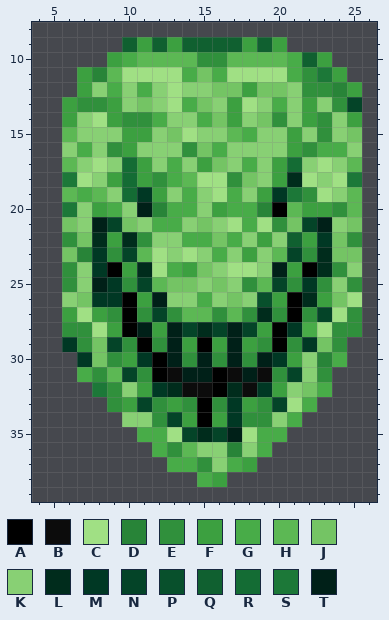
Two states of a pixel-art sprite, Resources/Races_Compilation/GhostRace/bigob_GhostDinosaurBite.png. Above, as it was before the edit.
The file is 32x48 pixels. Shown: x 4..26, y 8..39.
Palette (. is transparent): A #000000  B #0c0c0c  C #a0e084  D #288438  E #30903c  F #3ca040  G #48ac48  H #5cb854  J #74c464  K #88d074  L #002c1c  M #003824  N #044428  P #08502c  Q #106030  R #146c34  S #1c7838  T #002018
Once edited:
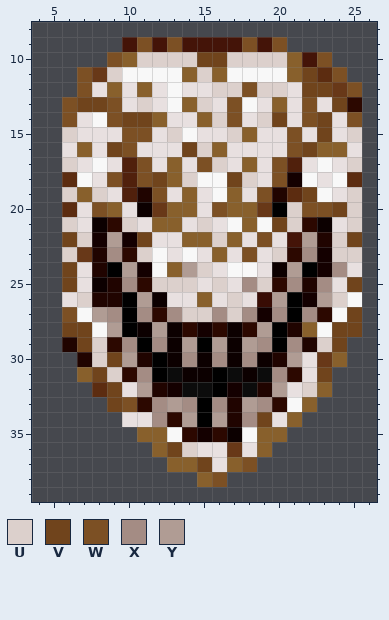
Colours new in this view: U #dcd0cc  V #70441c  W #7c5024  X #a48c84  Y #b09c94
Log entry: Saurian Ghost resources and related changes
Diff:
colour C: #a0e084 -> #f8f8f8
colour D: #288438 -> #683818
colour G: #48ac48 -> #88602c
colour K: #88d074 -> #e8e0e0
colour L: #002c1c -> #140000
colour M: #003824 -> #200400
colour N: #044428 -> #2c0800
colour P: #08502c -> #380c04
colour Q: #106030 -> #441408
colour R: #146c34 -> #50200c
colour S: #1c7838 -> #5c2c10
colour T: #002018 -> #0c0000
Changed rows in their new state; - is a pixel that keeps its letter.
first column x 6:
 9 -----W-W----W-W-----
10 ---W-UUUUVVUUUU--W--
11 -W-U-----U------V-W-
12 -W--------UUWUU-VV-W
13 WVVW-U---U-W----W-V-
14 W--WVV----UW-UV-WV-W
15 U---WW-U---U---W-V-U
16 ---VW---VU-----WV---
17 U----W---WU---W----U
18 ---W-WV-U--VU-W-----
19 U-U---W------W--V--U
20 --W-------W----UWWVU
21 U---U----U----VU---U
22 VU-Y-V----U--W--Y-UV
23 U--X-U------W-U-X-UU
24 V---Y---YU-----Y--X-
25 V---X-UUU-U-XU-X-X-V
26 -U---Y-----U--Y--YU-
27 W-YX-X-XUUXUX-X-X--V
28 VV-Y--Y------Y----VV
29 -VU-X-X-Y-Y-YX-X-UV-
30 --UVY---X-X-X--Y----
31 --VU-X--------X--V--
32 ---V-Y--------Y-U---
33 ---VW-XYX-X-YX------
34 ------X-Y-Y-XV------
36 -------VU-----------
37 ---------V--W-------
38 ----------W---------
Where, in picture pixels (left, top, right, bottom), the same in both pictures:
changed: (62, 37, 362, 487)
